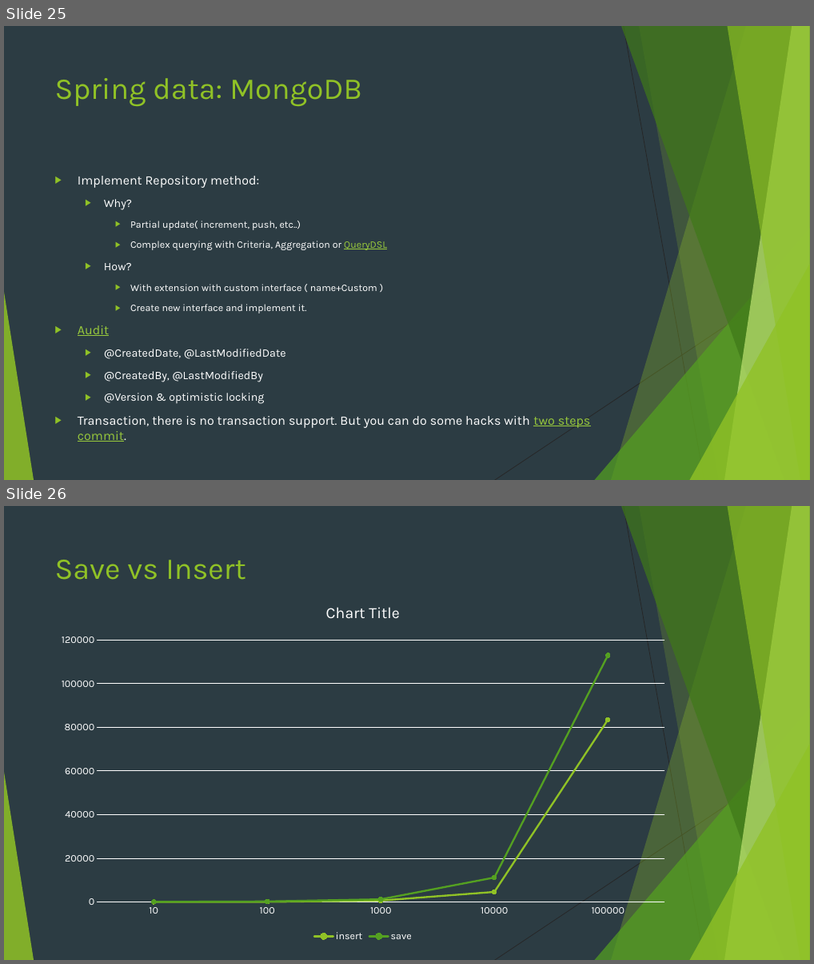
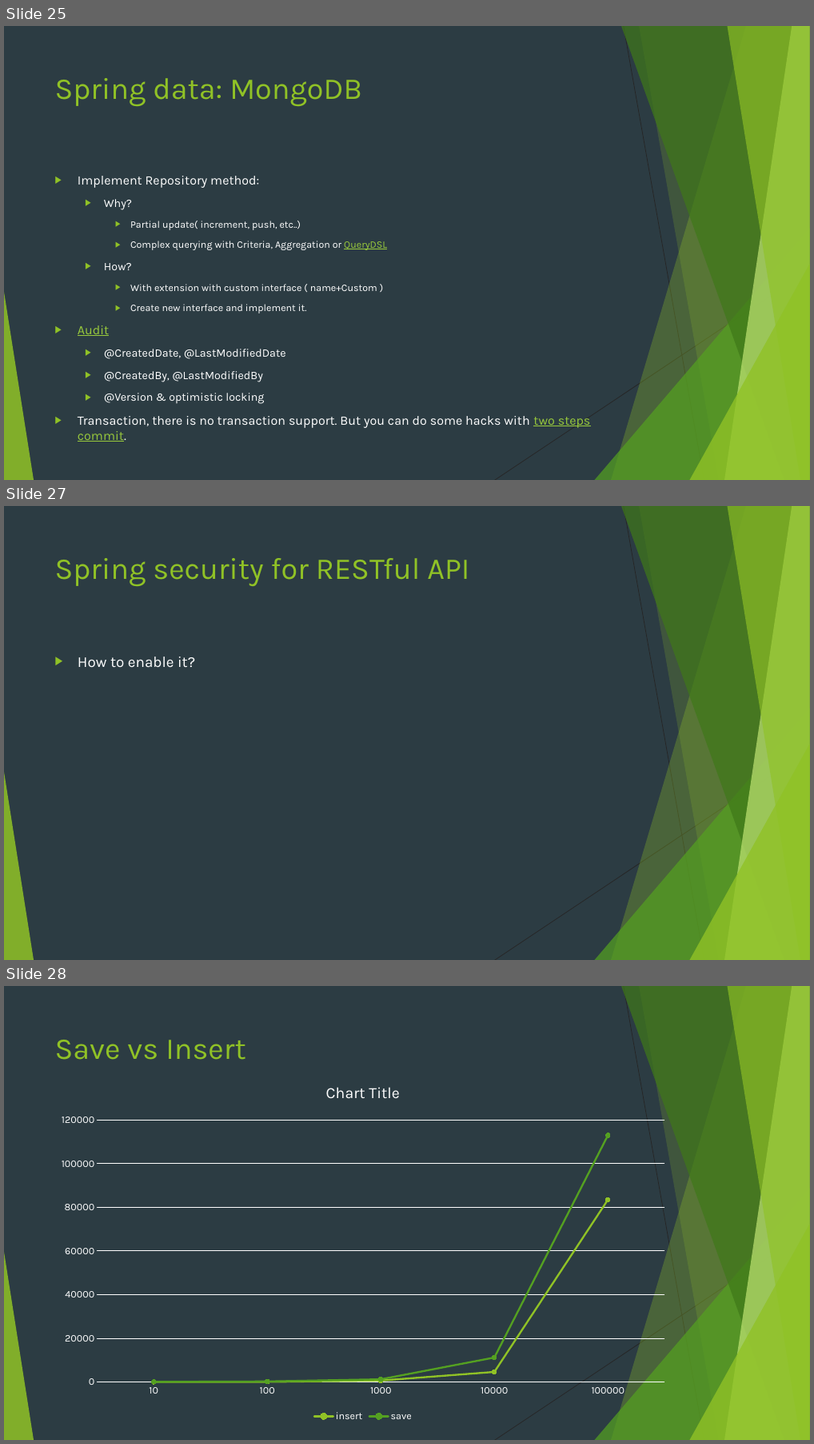
Before and after one commit to markojevtic/spring-boot-workshop, a slide deck: documentation/SpringBoot.pptx. Shown one above the other, each under a label of ours: slides 25 and 26 before the commit, slides 25, 27 and 28 after it; the slides between them are not shown. The pictures are 814x964 and 814x1444 pixels, drawn with LibreOffice and Linux fonts; fonts in the diff are those of the drawing. Boxes give left, top, right and bottom in pixels: in the first picture for what was removed or moved away, otherwise in the second. Text is boxed around its words. In the diff, an @@ line names an element or a change of style, - is before the commit and + after.

Commit message:
init security-rest

```diff
--- a/documentation/SpringBoot.pptx
+++ b/documentation/SpringBoot.pptx
@@ slide 27 added at bbox=[4, 506, 810, 960], background #2C3C43; not listed: 10 template elements that a slide beside it also shows @@
@@ title added at bbox=[55, 558, 470, 586], 36 pt, text #90C226 @@
+Spring security for RESTful API
@@ text added at bbox=[78, 656, 195, 668], 18 pt, text #FFFFFF @@
+▶ How to enable it?
@@ what was slide 26 is now slide 28 @@
```
Also in this commit, not shown: 1 other slide added, 9 other files.
